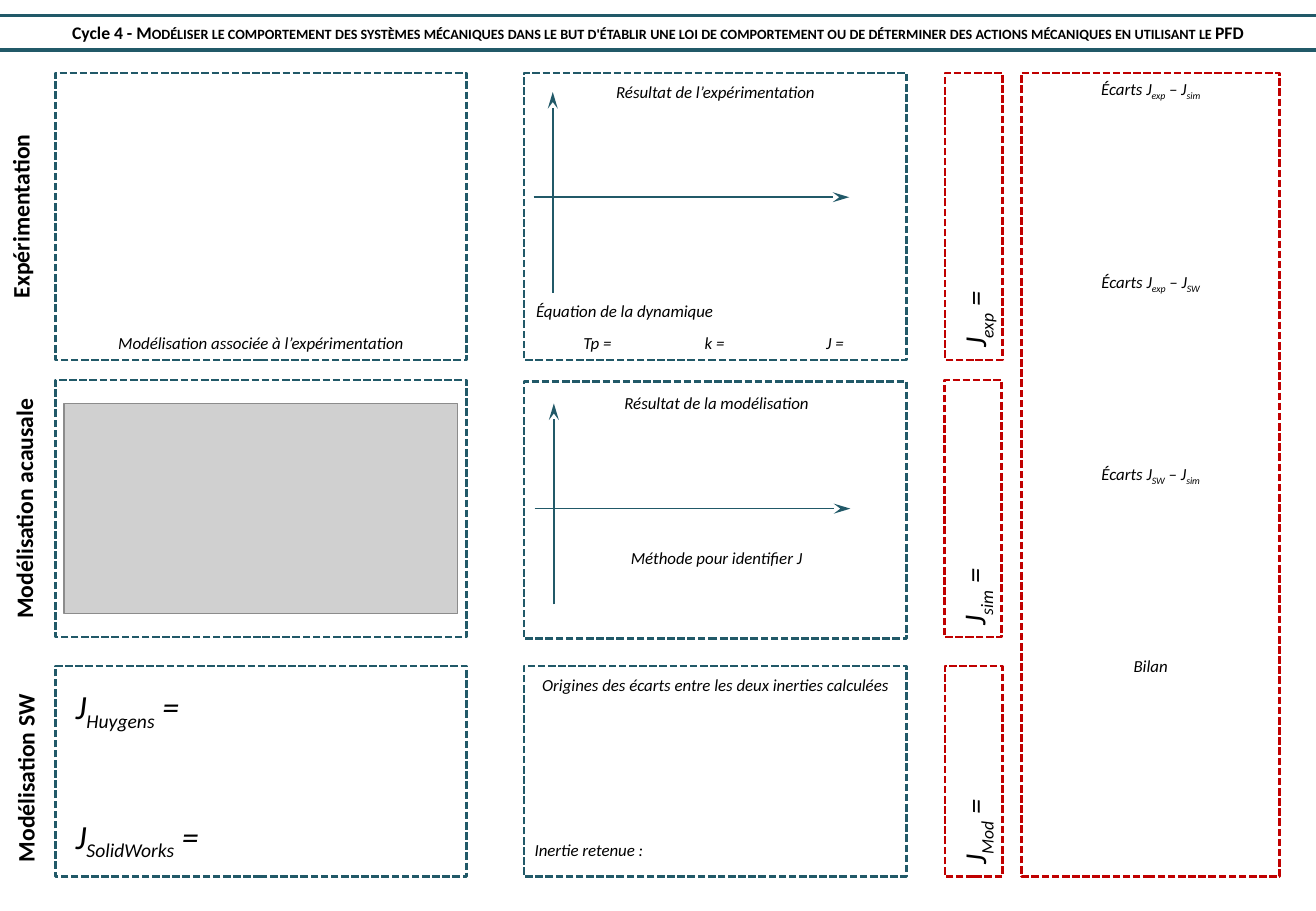
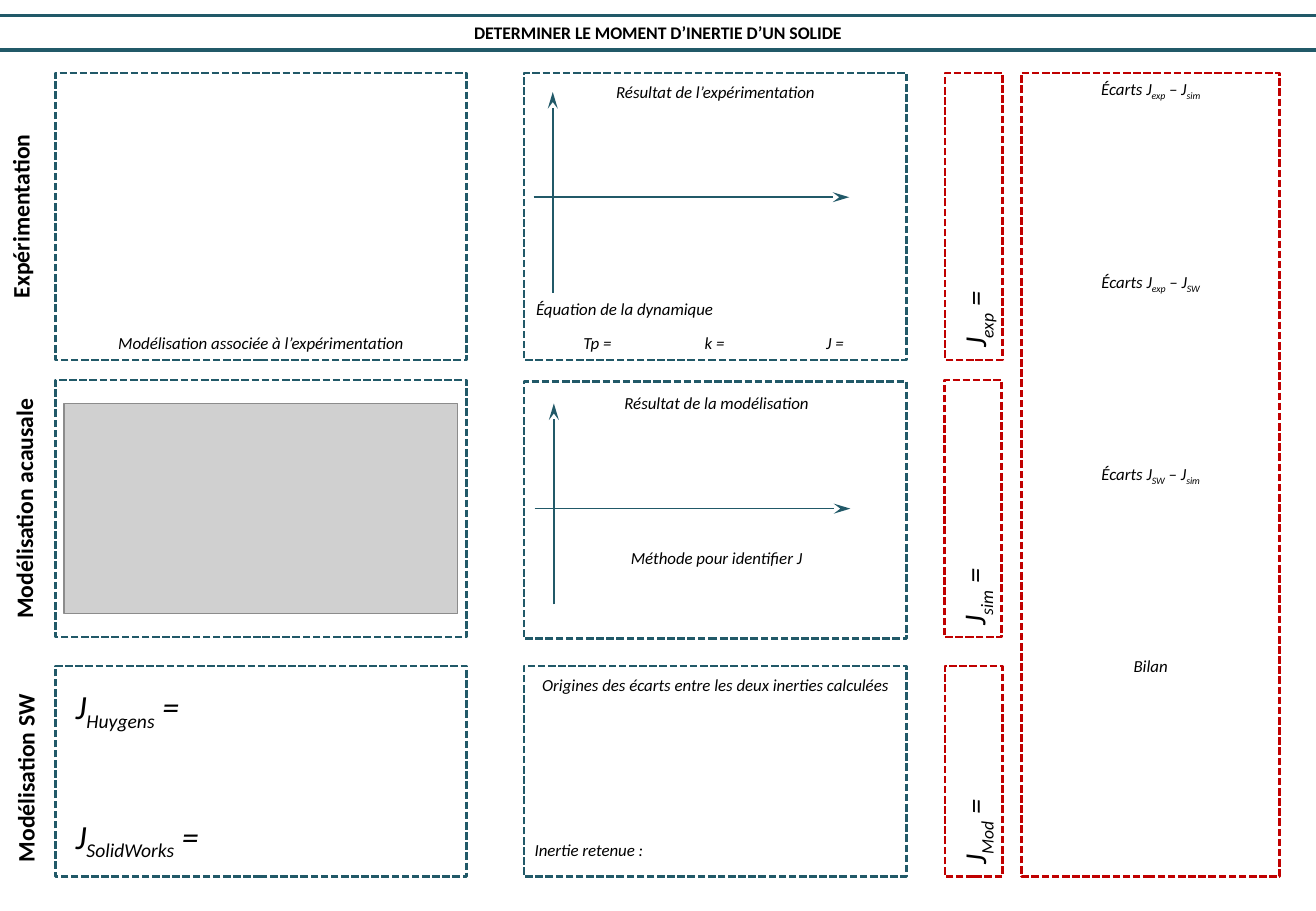
Before and after one commit to xpessoles/TP_Sujets, a slide deck: slide 1 of 98_Sujets_Divers/TPs_Dynamique/TP_02_Drone_Cinetique/TP_Cinetique_D2C_Synthese.pptx. Drawn at 1316x911 pixels with LibreOffice and Linux fonts; fonts in the diff are those of the drawing; grey boxes stand for pictures. Boxes give left, top, right and bottom in pixels: in the first picture for what was removed or moved away, otherwise in the second. Text is boxed around its words. In the diff, an @@ line names an element or a change of style, - is before the commit and + after.

```diff
--- a/98_Sujets_Divers/TPs_Dynamique/TP_02_Drone_Cinetique/TP_Cinetique_D2C_Synthese.pptx
+++ b/98_Sujets_Divers/TPs_Dynamique/TP_02_Drone_Cinetique/TP_Cinetique_D2C_Synthese.pptx
@@ text at (474, 26, 841, 39): text changed @@
-Cycle 4 - Modéliser le comportement des systèmes mécaniques dans le but d'établir une loi de comportement ou de déterminer des actions mécaniques en utilisant le PFD
+DETERMINER LE MOMENT D’INERTIE D’UN SOLIDE
```
